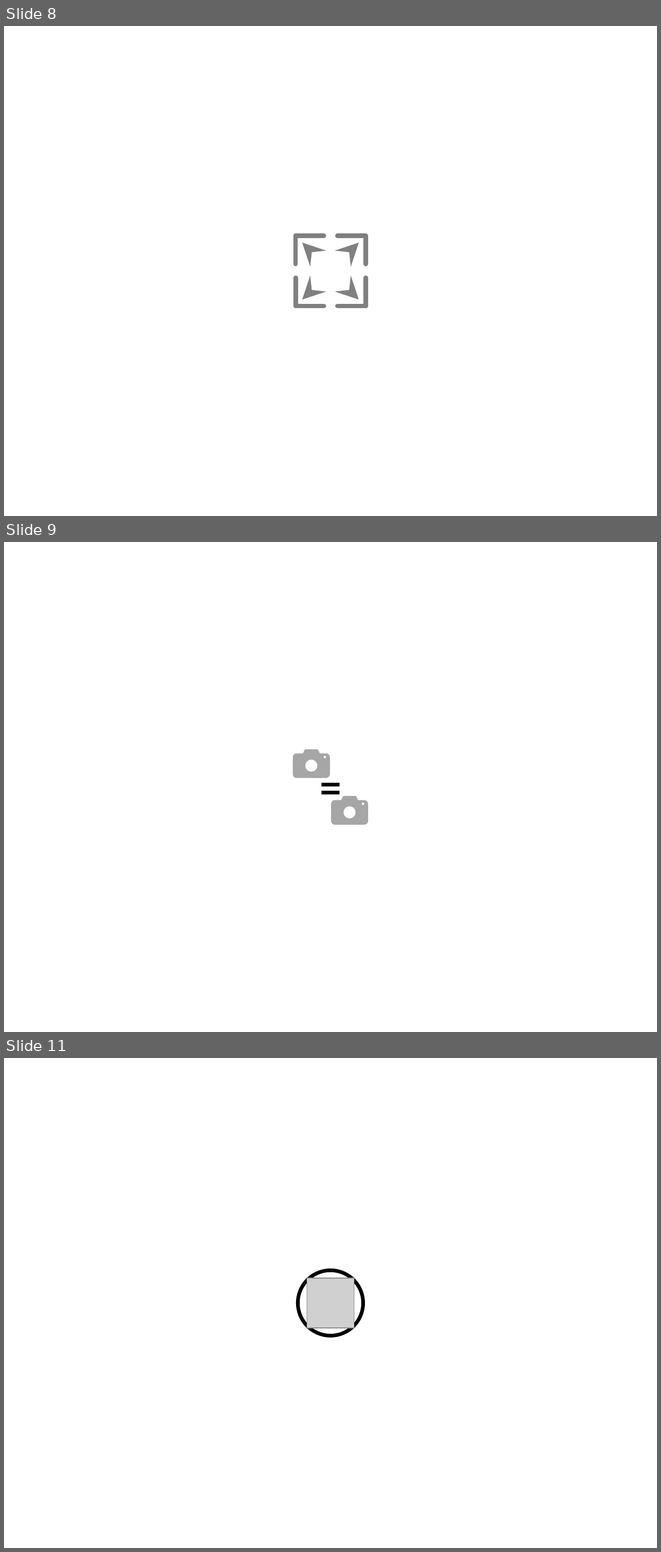
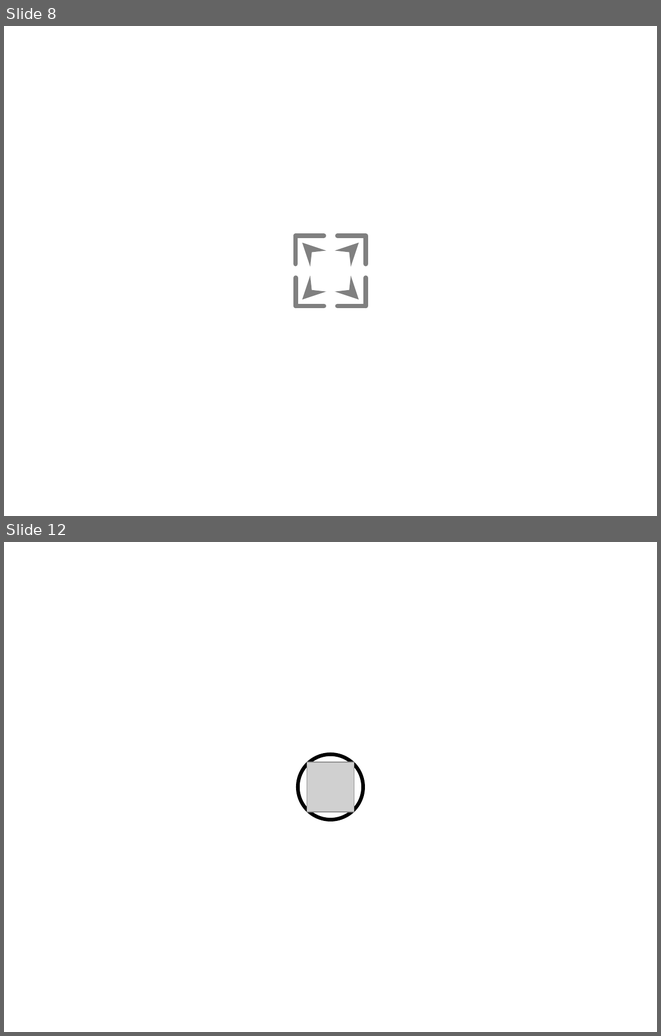
Before and after one commit to YinshengGuo/WinduVision, a slide deck: icons/icons.pptx. Shown one above the other, each under a label of ours: slides 8, 9 and 11 before the commit, slides 8 and 12 after it; the slides between them are not shown. The pictures are 661x1552 and 661x1036 pixels, drawn with LibreOffice and Linux fonts; fonts in the diff are those of the drawing; grey boxes stand for pictures. Boxes give left, top, right and bottom in pixels: in the first picture for what was removed or moved away, otherwise in the second. Text is boxed around its words. In the diff, an @@ line names an element or a change of style, - is before the commit and + after.

```diff
--- a/icons/icons.pptx
+++ b/icons/icons.pptx
@@ slide 9 removed at bbox=[4, 542, 657, 1032], background #FFFFFF @@
@@ group removed at bbox=[294, 751, 367, 823]: 4 ellipses, 2 rounded rectangles, 2 trapezoids @@
@@ line removed from (321, 785) to (339, 785) @@
@@ line removed from (321, 792) to (339, 792) @@
@@ what was slide 11 is now slide 12 @@
```
Also in this commit, not shown: 2 slides changed, 4 slides added, 2 other slides removed, 24 other files.
